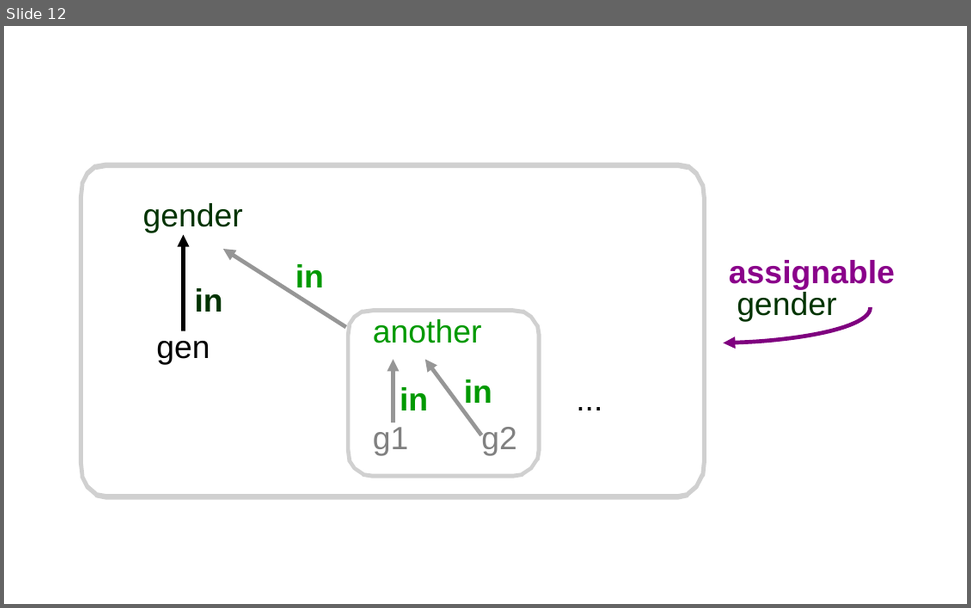
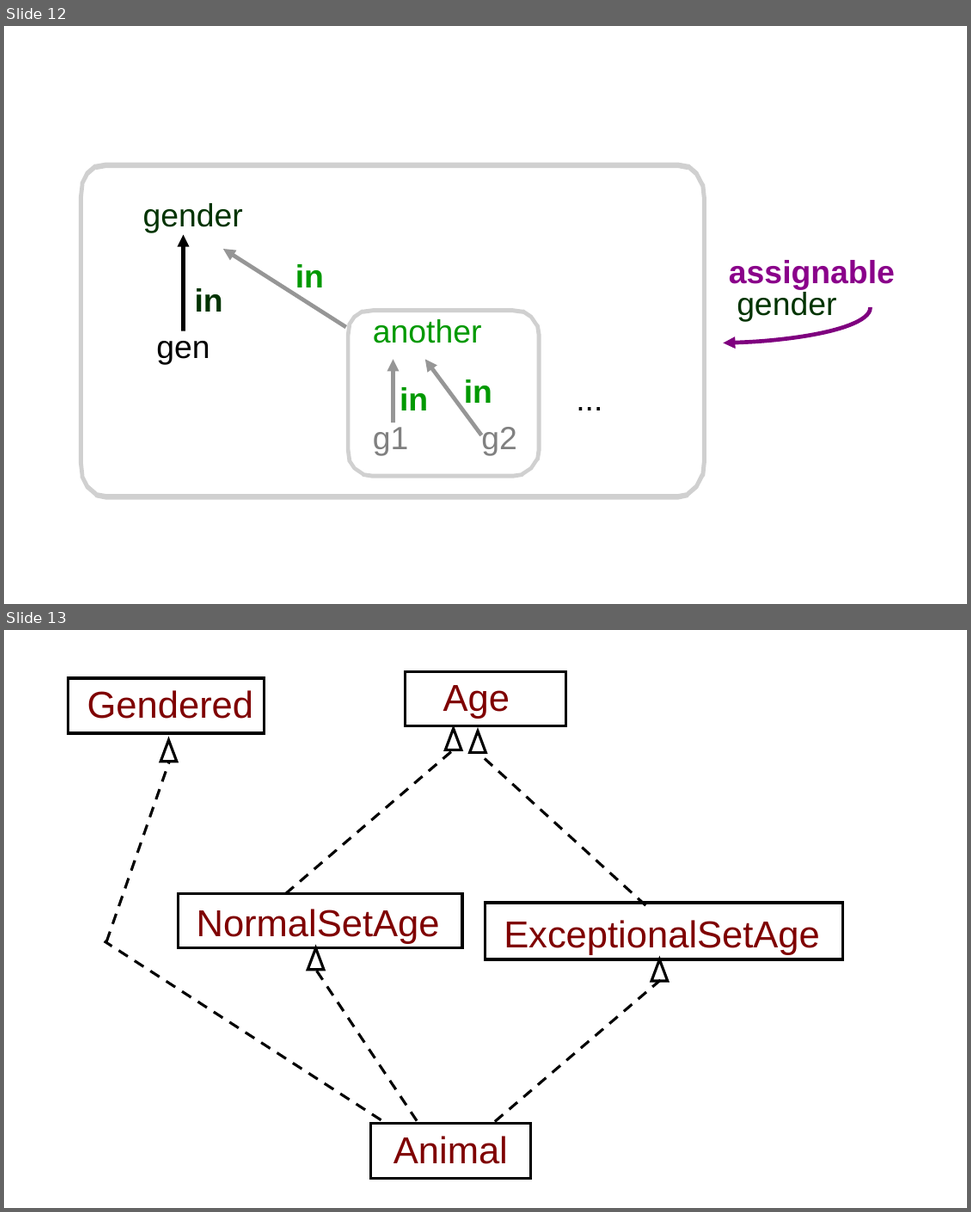
Before and after one commit to GaloisInc/ESCJava2, a slide deck: ESCTools/slides/CAV2007Tutorial/new-diagrams.ppt. Shown one above the other, each under a label of ours: slide 12 before the commit, slides 12 and 13 after it. The pictures are 971x608 and 971x1212 pixels, drawn with LibreOffice and Linux fonts; fonts in the diff are those of the drawing; grey boxes stand for pictures; background and template pictures are left out. Boxes give left, top, right and bottom in pixels: in the first picture for what was removed or moved away, otherwise in the second. Text is boxed around its words. In the diff, an @@ line names an element or a change of style, - is before the commit and + after.

```diff
--- a/ESCTools/slides/CAV2007Tutorial/new-diagrams.ppt
+++ b/ESCTools/slides/CAV2007Tutorial/new-diagrams.ppt
@@ slide 13 added at box(4, 630, 967, 1208), background #FFFFFF @@
@@ rectangle added at box(68, 678, 264, 733), outline #000000 2.01 pt @@
@@ rectangle added at box(405, 671, 566, 726), outline #000000 2.01 pt @@
@@ text added at box(87, 690, 254, 719), 28 pt, text #7F0000 @@
+Gendered
@@ text added at box(443, 685, 510, 719), 28 pt, text #7F0000 @@
+Age
@@ triangle added at box(445, 728, 462, 750), outline #000000 2.01 pt @@
@@ triangle added at box(470, 731, 486, 752), outline #000000 2.01 pt @@
@@ triangle added at box(161, 740, 178, 761), outline #000000 2.01 pt @@
@@ line added from (285, 894) to (453, 750), #000000 2.01 pt dashed @@
@@ line added from (646, 905) to (478, 752), #000000 2.01 pt dashed @@
@@ line added from (106, 942) to (170, 761), #000000 2.01 pt dashed @@
@@ rectangle added at box(179, 894, 462, 948), outline #000000 2.01 pt @@
@@ text added at box(197, 909, 440, 944), 28 pt, text #7F0000 @@
+NormalSetAge
@@ rectangle added at box(485, 903, 843, 959), outline #000000 2.01 pt @@
@@ text added at box(504, 920, 820, 955), 28 pt, text #7F0000 @@
+ExceptionalSetAge
@@ line added from (381, 1120) to (104, 941), #000000 2.01 pt dashed @@
@@ triangle added at box(308, 948, 324, 969), outline #000000 2.01 pt @@
@@ triangle added at box(652, 959, 668, 981), outline #000000 2.01 pt @@
@@ line added from (417, 1121) to (316, 969), #000000 2.01 pt dashed @@
@@ line added from (495, 1121) to (661, 980), #000000 2.01 pt dashed @@
@@ rectangle added at box(371, 1123, 532, 1178), outline #000000 2.01 pt @@
@@ text added at box(394, 1136, 508, 1164), 28 pt, text #7F0000 @@
+Animal
```
Also in this commit, not shown: 2 slides changed, 13 other slides added, 20 other files.
